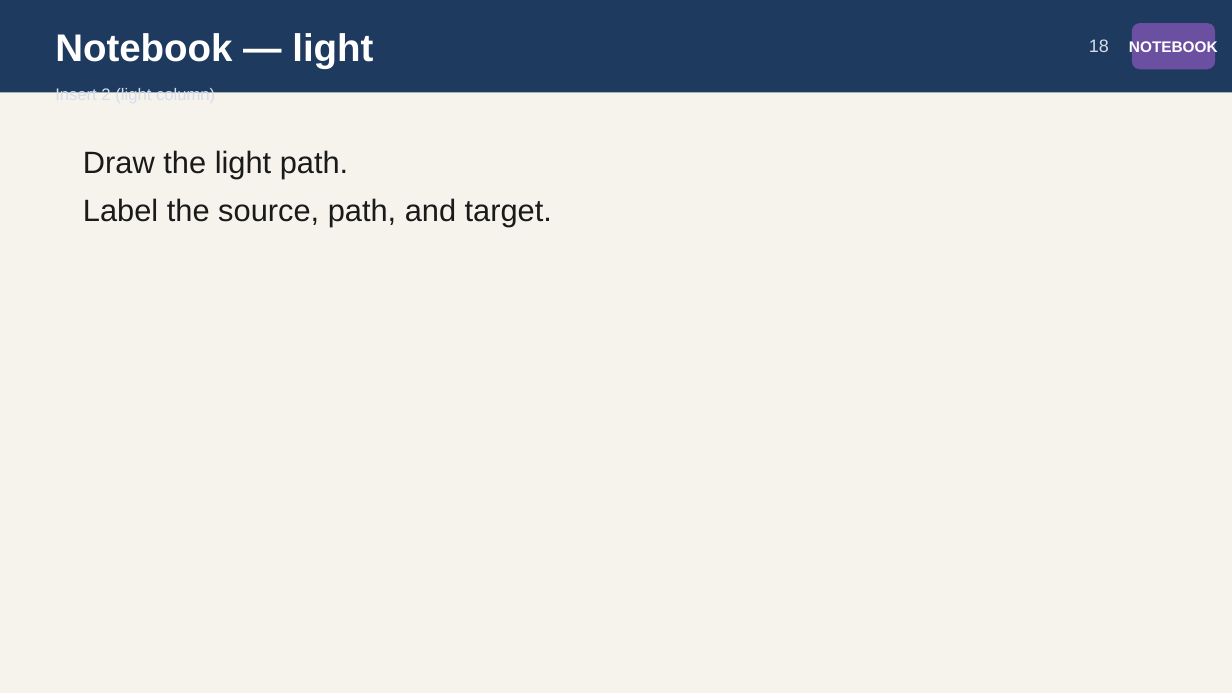
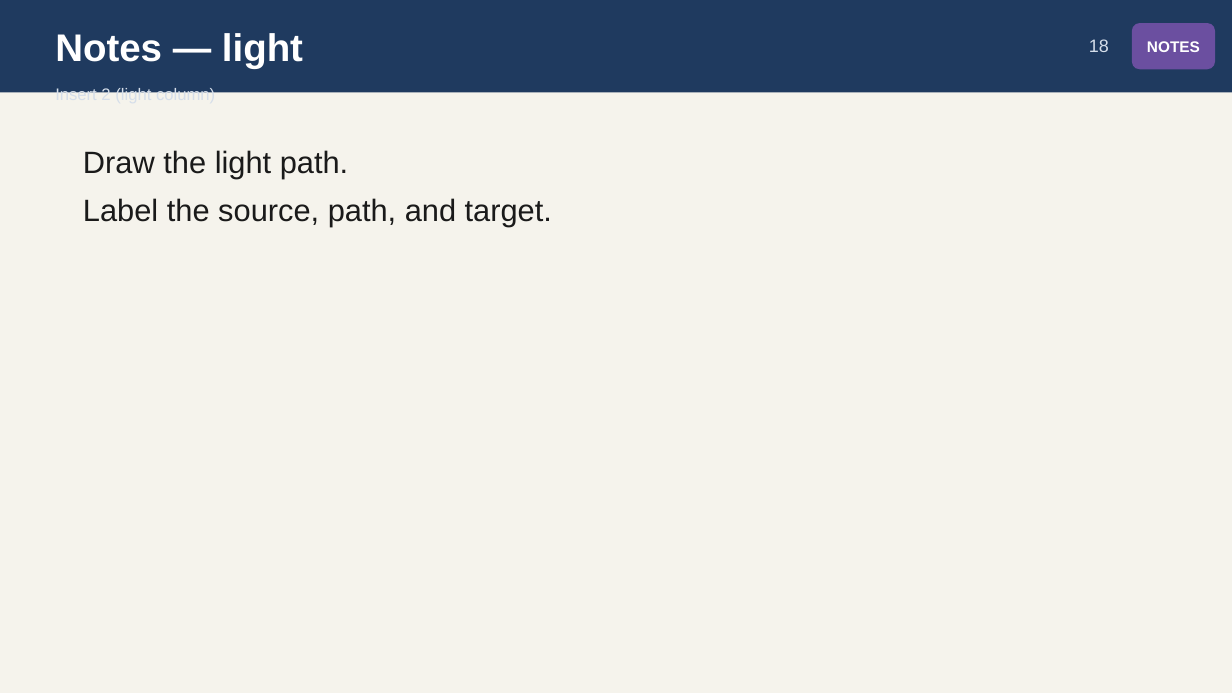
Before and after one commit to owenreagan-cyber/grade-4-energy-transfer-transformation, a slide deck: slide 18 of production/slides/04-ch4-energy-transfer-slides.pptx. Drawn at 1232x693 pixels with LibreOffice and Linux fonts; fonts in the diff are those of the drawing. Boxes give left, top, right and bottom in pixels: in the first picture for what was removed or moved away, otherwise in the second. Text is boxed around its words. In the diff, an @@ line names an element or a change of style, - is before the commit and + after.

```diff
--- a/production/slides/04-ch4-energy-transfer-slides.pptx
+++ b/production/slides/04-ch4-energy-transfer-slides.pptx
@@ text at box(55, 33, 303, 68): text changed @@
-Notebook — light
+Notes — light
@@ text in rounded rectangle at box(1147, 41, 1200, 52): text changed @@
-NOTEBOOK
+NOTES
```
Also in this commit, not shown: 13 other slides changed, 10 other files.
